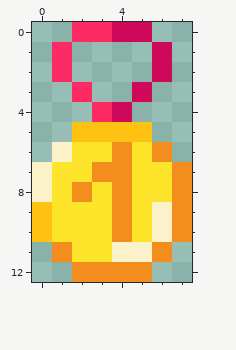
Pixel-art sprite, stored at media/awards/medal_first.png. That is the earlier state.
The file is 64x104 pixels, drawn in blocks of 8x8; one block is one cell here. Colours within 5 levels of each other are drawn and written as one.
After:
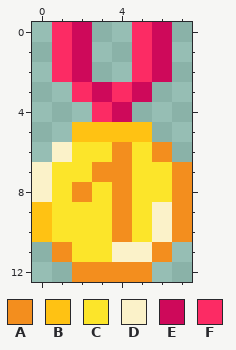
Palette (. is transparent): A #f38e1e  B #ffc213  C #fce52a  D #fbf2c9  E #ce095a  F #fc2b64
Edits made:
{"y":0,"x":1,"old":".FFEE.","new":"FE..FE"}
{"y":1,"x":2,"old":".","new":"E"}
{"y":1,"x":5,"old":".","new":"F"}
{"y":2,"x":2,"old":".","new":"E"}
{"y":2,"x":5,"old":".","new":"F"}
{"y":3,"x":3,"old":"..","new":"EF"}
